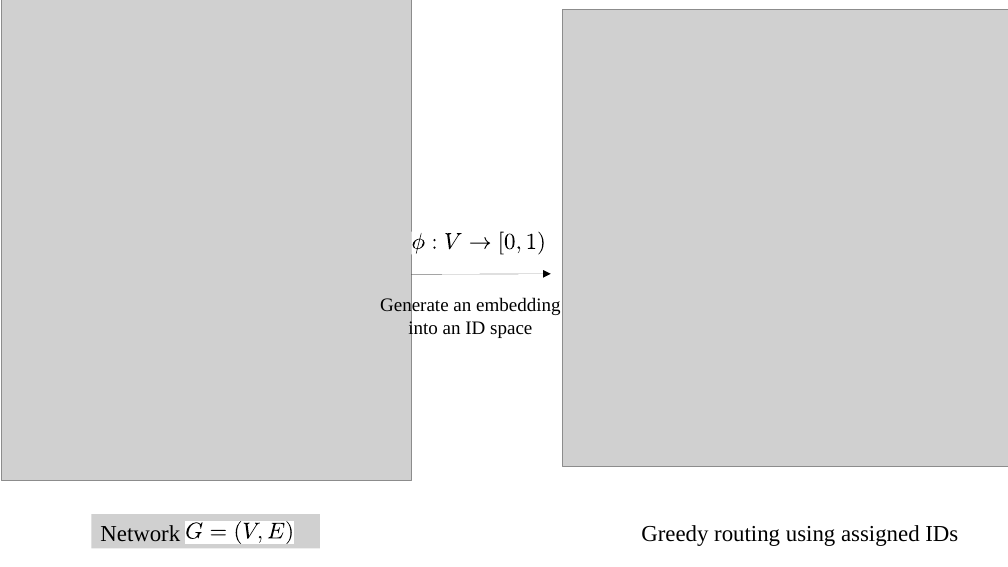
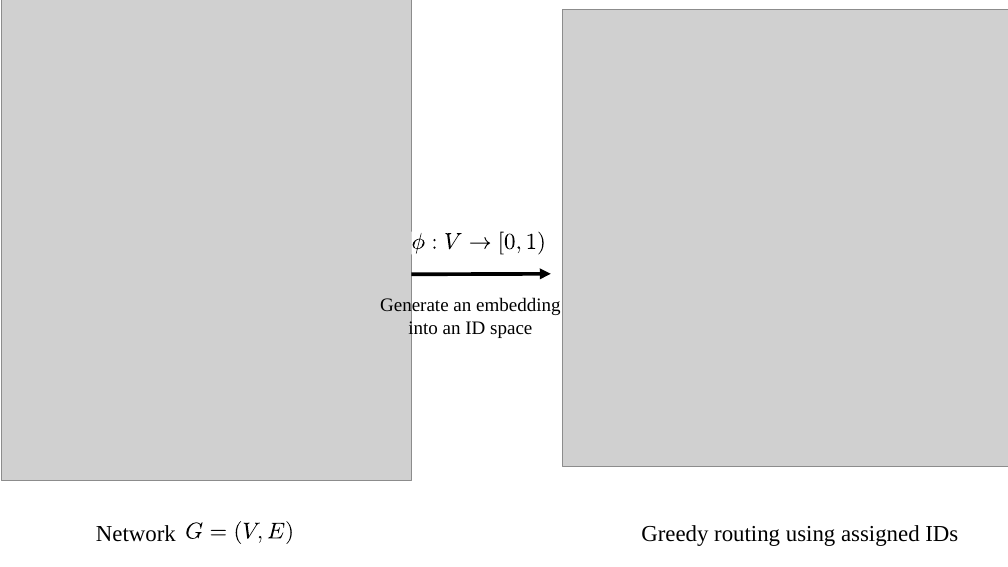
Before and after one commit to akiratk0355/navigable-network-analysis, a slide deck: slide 1 of fig/greedy_embedding_overview.odp. Drawn at 1008x567 pixels with LibreOffice and Linux fonts; fonts in the diff are those of the drawing; grey boxes stand for pictures. Boxes give left, top, right and bottom in pixels: in the first picture for what was removed or moved away, otherwise in the second. Text is boxed around its words. In the diff, an @@ line names an element or a change of style, - is before the commit and + after.

```diff
--- a/fig/greedy_embedding_overview.odp
+++ b/fig/greedy_embedding_overview.odp
@@ arrow (412, 274) - (551, 273): stroke #000000 0 pt to #000000 2.89 pt @@
@@ picture removed at <box>91,514,320,549</box> @@
-Network
@@ text added at <box>96,525,176,542</box>, 18 pt, text #000000 @@
+Network
```
Also in this commit, not shown: 4 other files.
